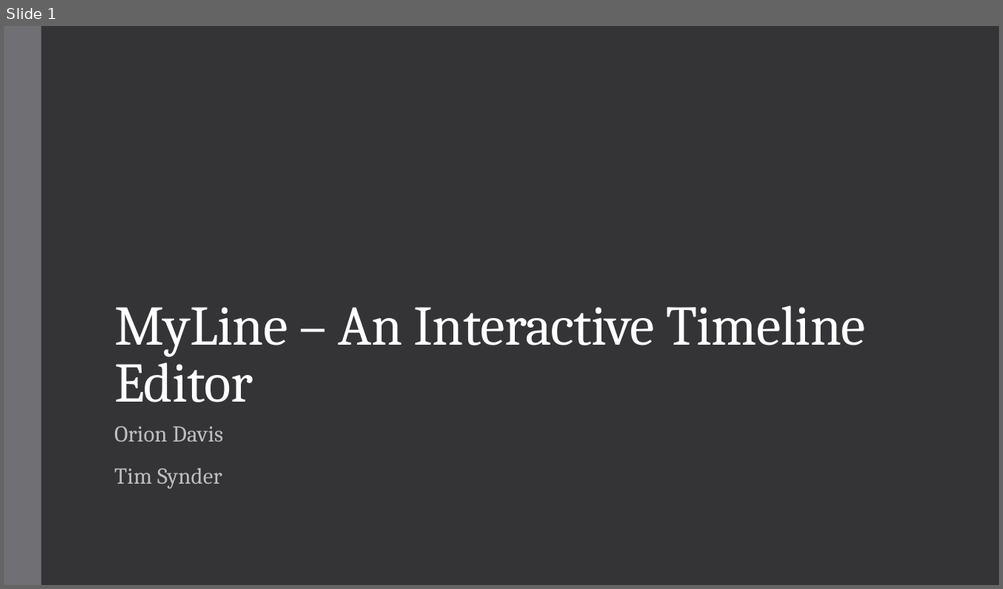
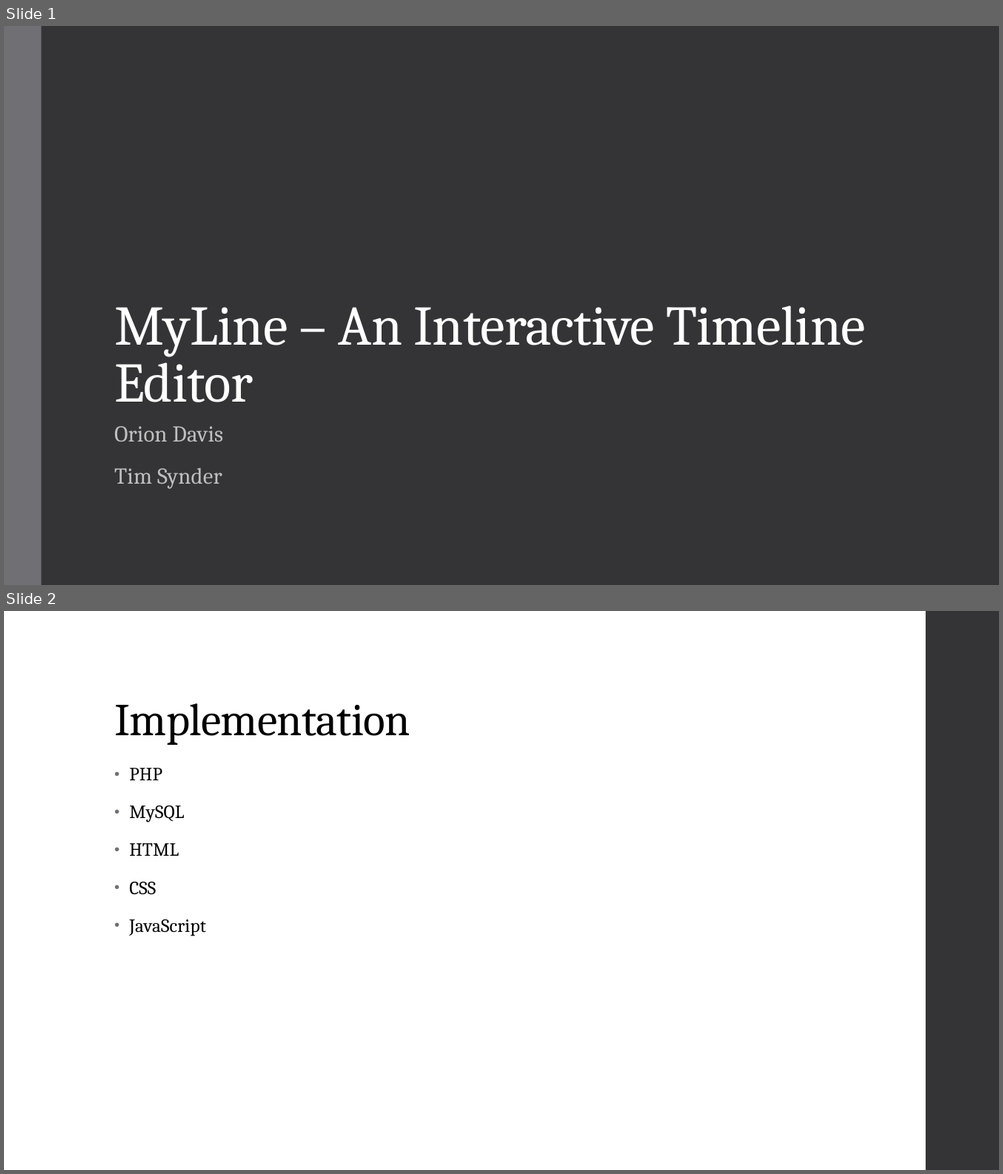
Before and after one commit to ord4/isp-term-project, a slide deck: docs/MyLine.ppt.pptx. Shown one above the other, each under a label of ours: slide 1 before the commit, slides 1 and 2 after it. The pictures are 1003x589 and 1003x1174 pixels, drawn with LibreOffice and Linux fonts; fonts in the diff are those of the drawing. Boxes give left, top, right and bottom in pixels: in the first picture for what was removed or moved away, otherwise in the second. Text is boxed around its words. In the diff, an @@ line names an element or a change of style, - is before the commit and + after.

```diff
--- a/docs/MyLine.ppt.pptx
+++ b/docs/MyLine.ppt.pptx
@@ slide 2 added at <box>4,611,999,1170</box>, background #FFFFFF @@
@@ rectangle added at <box>925,611,999,1170</box>, fill #353537 @@
@@ title added at <box>114,703,410,745</box>, 44 pt, text #000000 @@
+Implementation
@@ text added at <box>129,768,206,937</box>, 18 pt, text #000000 @@
+• PHP
+• MySQL
+• HTML
+• CSS
+• JavaScript
```
Also in this commit, not shown: 3 other slides added.
